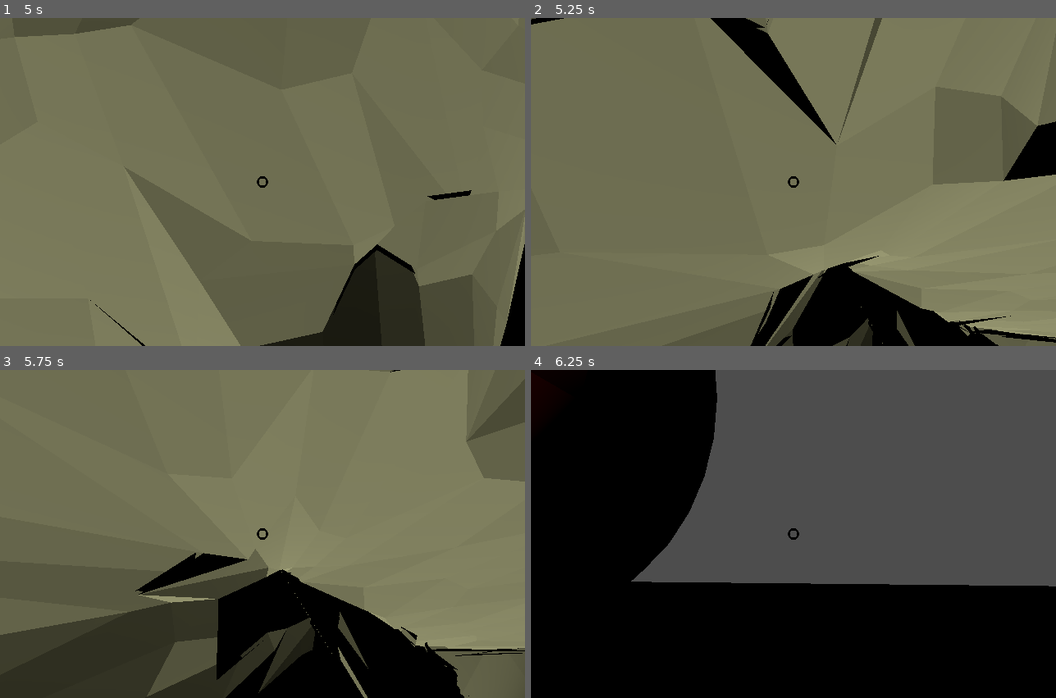
Above: before the commit, frames 1-4 (two rows, left to right).
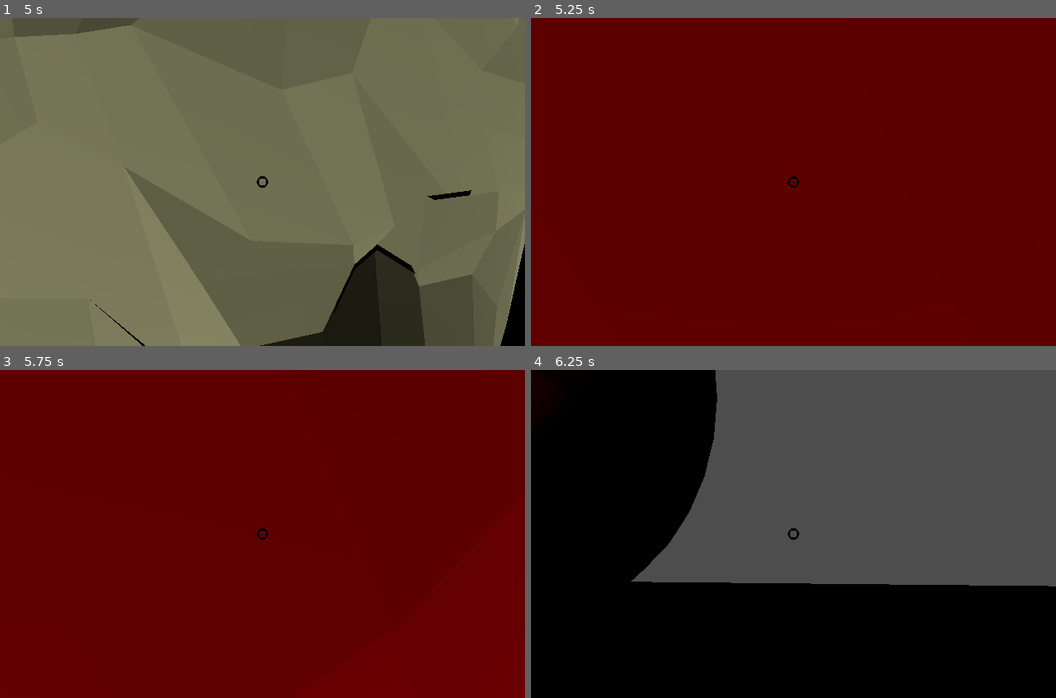
Above: after the commit, the same moments.

Repository: alt-romes/ggj24
Game: Godot game, scene res://Ragdoll.tscn
Two runs of this game, one before a commit and one after it. Both use one fixed random seed, a clock stepped at 60 frames per second and the inputs below. Sound files missing from this copy of the repository are replaced by a short silence.
Inputs (mouse positions are in pixels of both pictures, inside the frame that each line leads up to):
- Up to frame 1 (5 s): move the mouse to (288, 182) at 0.52 s; hold W (Forward) from 0.53 s (still down); tap Space (Space) at 0.6, 2.1, 3.6 s; click (288, 182) at 0.67 s; move the mouse to (236, 182) at 1.27 s; click (236, 182) at 1.35 s; move the mouse to (273, 175) at 2.02 s; move the mouse to (257, 188) at 2.77 s; click (257, 188) at 2.85 s; tap Enter at 3.5 s; move the mouse to (304, 185) at 3.52 s; move the mouse to (220, 178) at 4.27 s; click (220, 178) at 4.35 s
- Up to frame 2 (5.25 s): keep holding W (Forward); tap Space (Space) at 5, 5.1 s; move the mouse to (798, 182) at 5.02 s; click (798, 182) at 5.17 s
- Up to frame 3 (5.75 s): keep holding W (Forward)
- Up to frame 4 (6.25 s): move the mouse to (772, 527) at 5.77 s; release W (Forward) at 5.78 s; hold D (Right) from 5.78 s (still down); click (772, 527) at 5.85 s

Frame 1 is identical in both runs. In frame 2, 100% of the frame differs, in the area x 0-100%, y 0-100%; in frame 3, 100%; in frame 4, nothing differs.
Error before the commit: Cannot call method 'add_child' on a null value. (res://Follower.gd:82)
Error after the commit: Cannot call method 'add_child' on a null value. (res://Follower.gd:83)

Commit message:
Somthing

Diff:
--- a/Follower.gd
+++ b/Follower.gd
@@ -38,7 +38,7 @@
 	await get_tree().create_timer(2.5).timeout
 
 	add_child(timer)
-	timer.wait_time = randf_range(3.2, 14.1)
+	timer.wait_time = randf_range(2.5, 5.5)
 	timer.connect("timeout", _on_timer_timeout)
 	timer.start()
 
@@ -75,18 +75,19 @@
 
 
 func throwSomething() -> void:
-	# chosen projetile
-	assert(projetiles.size() > 0)
-	var i = randi() % projetiles.size()
-	var proj = load(projetiles[i]).instantiate()
-	get_tree().get_root().get_node("Root").add_child(proj)
-	proj.position = position + Vector3(0, 10, 0)
-	proj.rotation = Vector3.ZERO
-	proj.freeze = false
-	proj.visible = true
-	proj.apply_central_impulse(Vector3(0, 5, -15)*VEL)
-	print("throwing")
-	proj.angular_velocity = Vector3(3, 0, 0)
+	if randf() > 0.5:
+		# chosen projetile
+		assert(projetiles.size() > 0)
+		var i = randi() % projetiles.size()
+		var proj = load(projetiles[i]).instantiate()
+		get_tree().get_root().get_node("Root").add_child(proj)
+		proj.position = Vector3(0, 5, 12)
+		proj.rotation = Vector3.ZERO
+		proj.freeze = false
+		proj.visible = true
+		proj.apply_central_impulse(Vector3(0, 10, -15)*VEL)
+		print("throwing")
+		proj.angular_velocity = Vector3(3, 0, 0)
 
 func setNeutral() -> void:
 	face_normal.visible = true
--- a/Main.gd
+++ b/Main.gd
@@ -9,7 +9,7 @@
 # Called when the node enters the scene tree for the first time.
 func _ready():
 	timer.one_shot = true
-	timer.wait_time = 5.0
+	timer.wait_time = 3.0
 	add_child(timer)
 	timer.connect("timeout", _end_title_screen.bind(timer))
 	timer.start()
